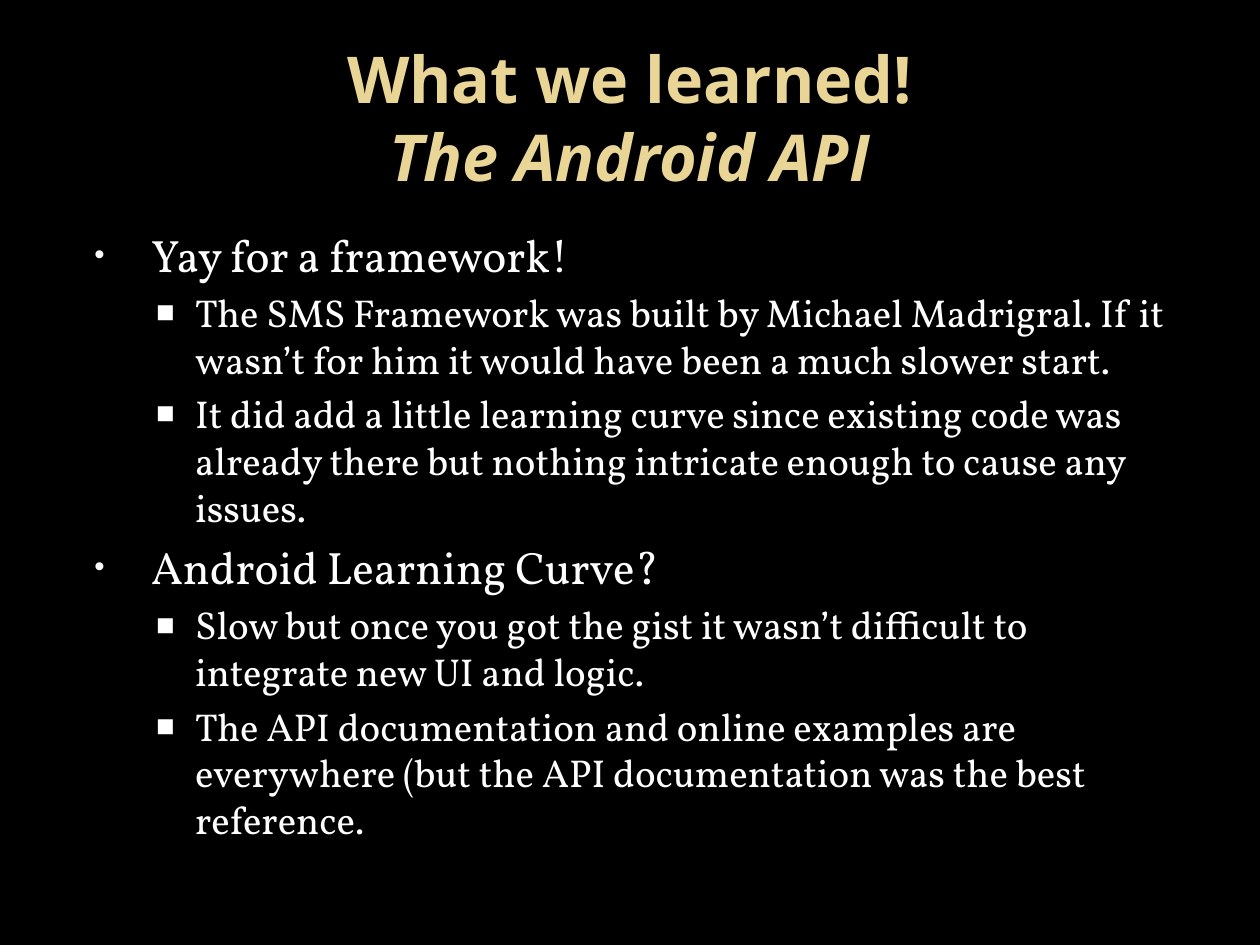
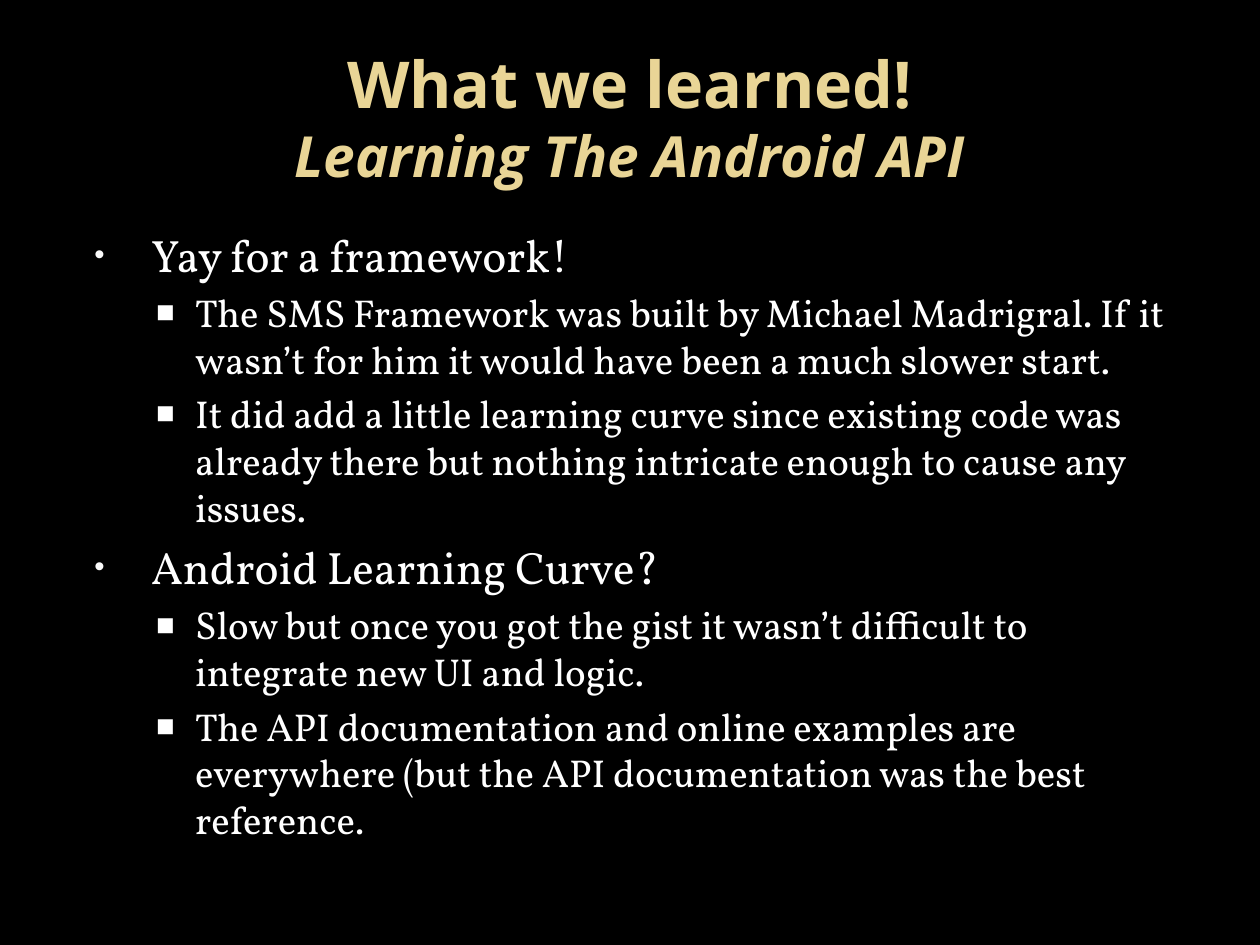
Before and after one commit to kbaileyky/CS5103-SMS, a slide deck: slide 13 of Documents/Presentation/CS5103 SMS MSGR .pptx (slide 14 before the commit). Drawn at 1260x945 pixels with LibreOffice and Linux fonts; fonts in the diff are those of the drawing; background and template pictures are left out. Boxes give left, top, right and bottom in pixels: in the first picture for what was removed or moved away, otherwise in the second. Text is boxed around its words. In the diff, an @@ line names an element or a change of style, - is before the commit and + after.

```diff
--- a/Documents/Presentation/CS5103 SMS MSGR .pptx
+++ b/Documents/Presentation/CS5103 SMS MSGR .pptx
@@ title at (x1=294, y1=59, x2=965, y2=191): text changed; size 36.9 to 32.4 pt; italic on @@
-What we learned!
-The Android API
+What we learned!
+Learning The Android API
```
Also in this commit, not shown: 10 other slides changed, 4 slides added, 3 slides removed.
